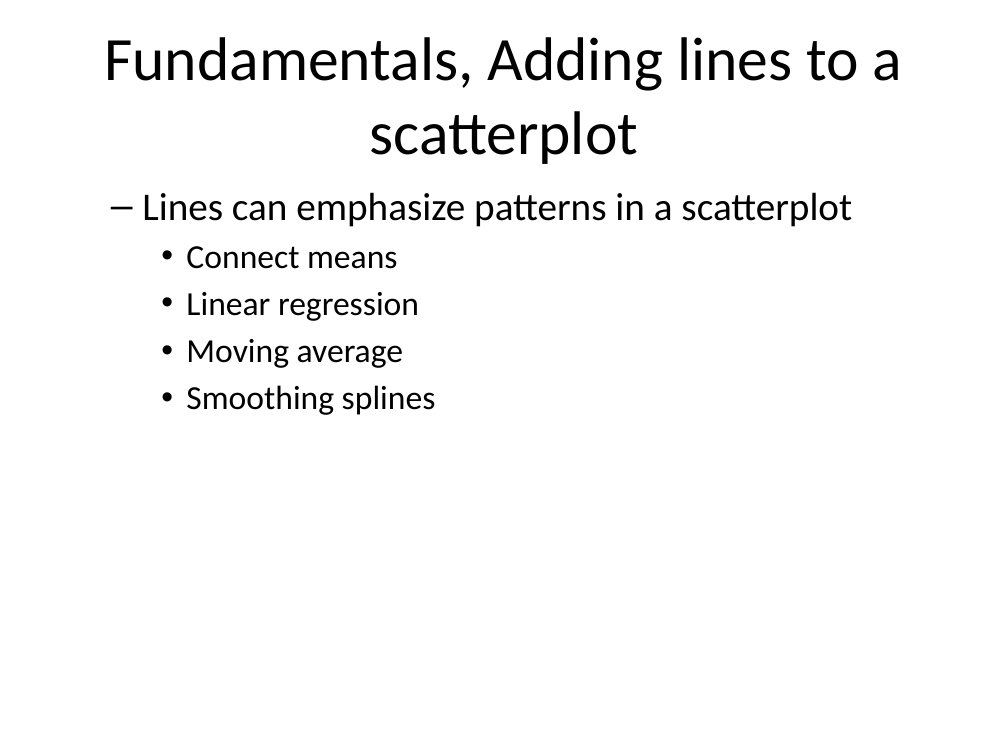
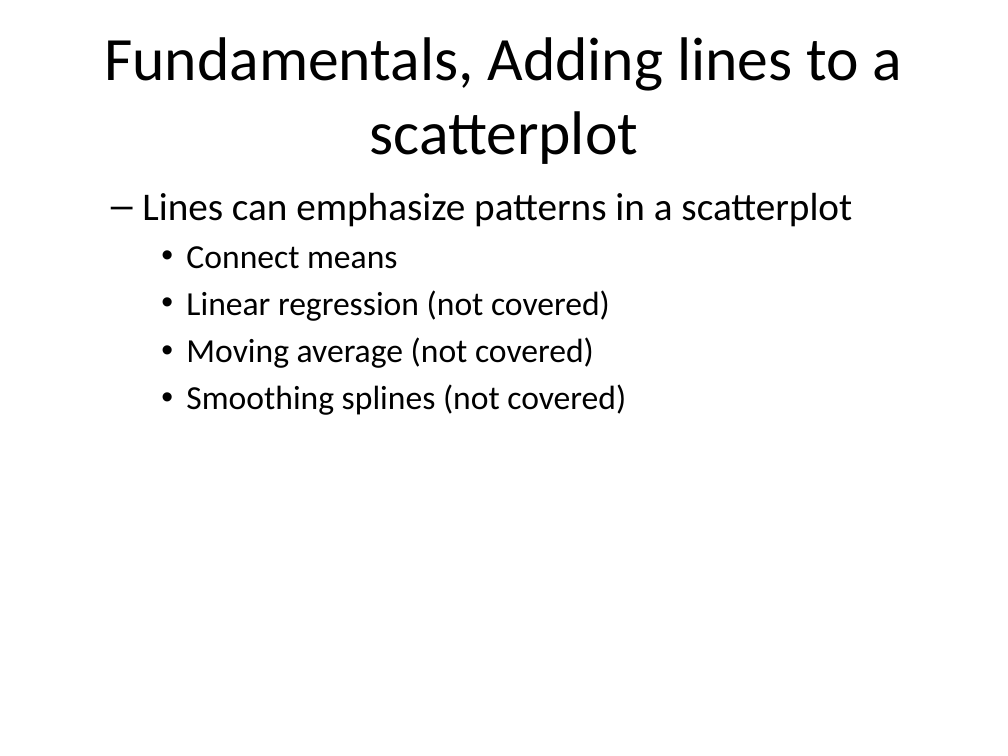
Before and after one commit to pmean/data-visualization, a slide deck: slide 15 of data-viz-03/component/fundamentals.pptx (slide 10 before the commit). Drawn at 1008x756 pixels with LibreOffice and Linux fonts; fonts in the diff are those of the drawing. Boxes give left, top, right and bottom in pixels: in the first picture for what was removed or moved away, otherwise in the second. Text is boxed around its words. In the diff, an @@ line names an element or a change of style, - is before the commit and + after.

```diff
--- a/data-viz-03/component/fundamentals.pptx
+++ b/data-viz-03/component/fundamentals.pptx
@@ text at (x1=186, y1=290, x2=626, y2=415): text changed @@
-    • Linear regression
-    • Moving average
-    • Smoothing splines
+    • Linear regression (not covered)
+    • Moving average (not covered)
+    • Smoothing splines (not covered)
```
Also in this commit, not shown: 4 other slides changed, 15 slides added, 17 slides removed, 12 other files.
